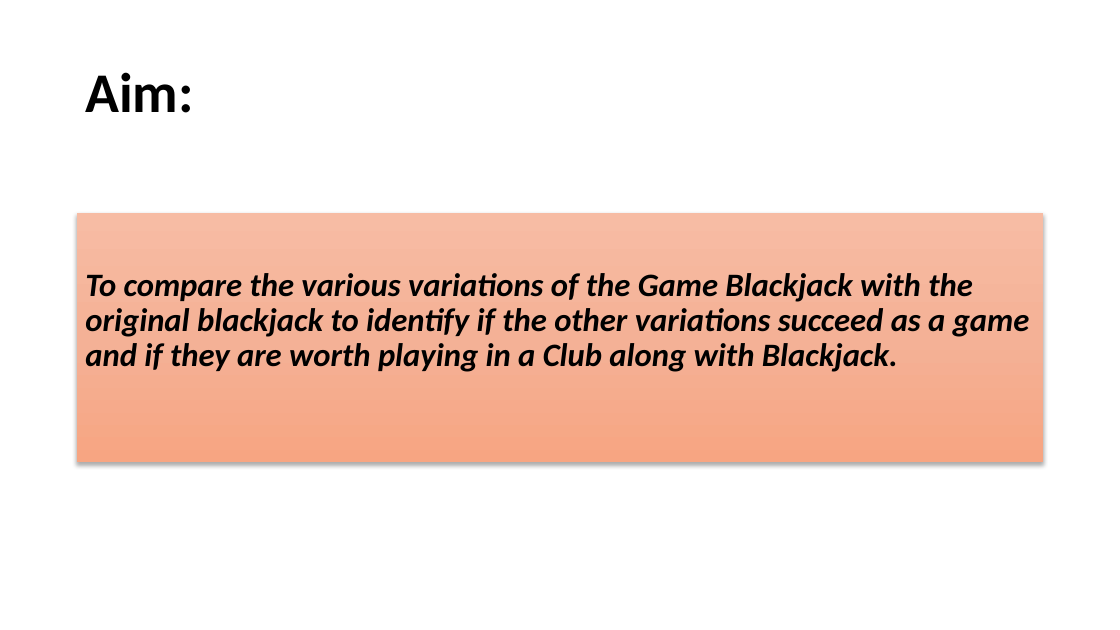
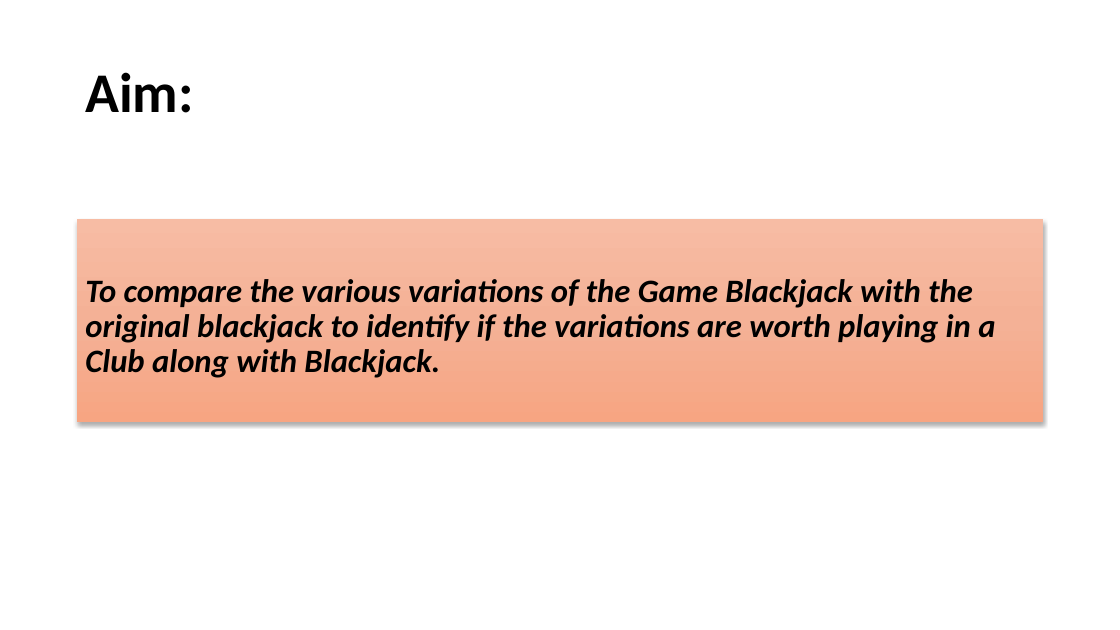
Before and after one commit to ishitamehta2604/Monte-Carlo-Simulation, a slide deck: slide 2 of BlackJackV2.pptx. Drawn at 1120x630 pixels with LibreOffice and Linux fonts; fonts in the diff are those of the drawing; background and template pictures are left out. Boxes give left, top, right and bottom in pixels: in the first picture for what was removed or moved away, otherwise in the second. Text is boxed around its words. In the diff, an @@ line names an element or a change of style, - is before the commit and + after.

```diff
--- a/BlackJackV2.pptx
+++ b/BlackJackV2.pptx
@@ text "To compare the various variations ...": place and size @@
-text "To compare the various variations ..." at <box>77,213,1044,463</box>
+text "To compare the various variations ..." at <box>77,219,1044,423</box>
@@ text at <box>85,279,995,378</box>: text changed @@
-To compare the various variations of the Game Blackjack with the original blackjack to identify if the other variations succeed as a game and if they are worth playing in a Club along with Blackjack.
+To compare the various variations of the Game Blackjack with the original blackjack to identify if the variations are worth playing in a Club along with Blackjack.
```
Also in this commit, not shown: 4 other slides changed, 9 other files.
